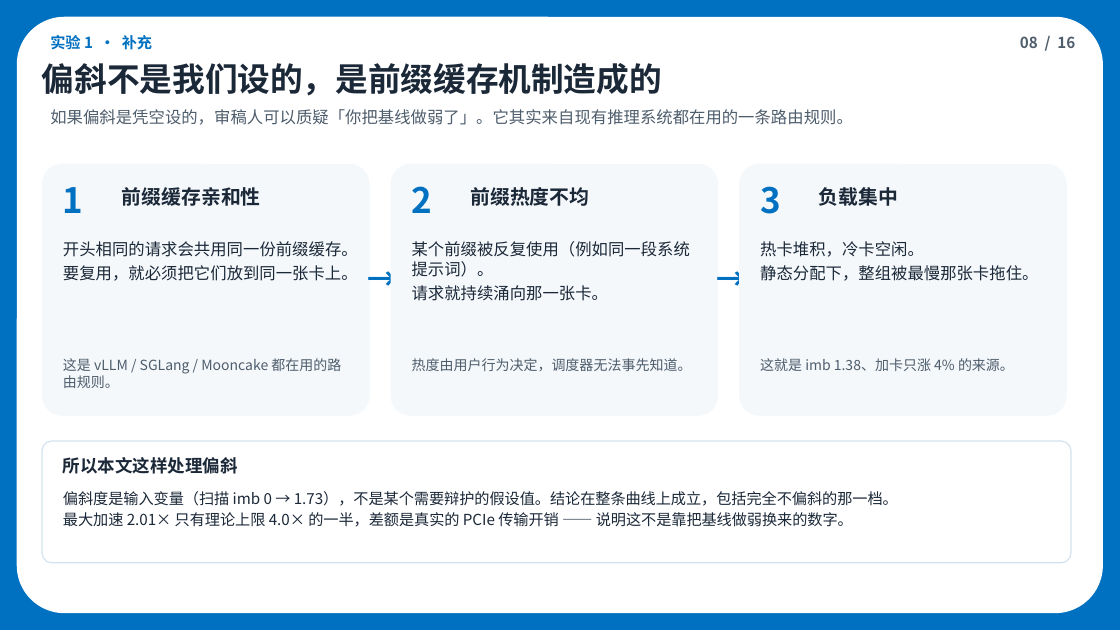
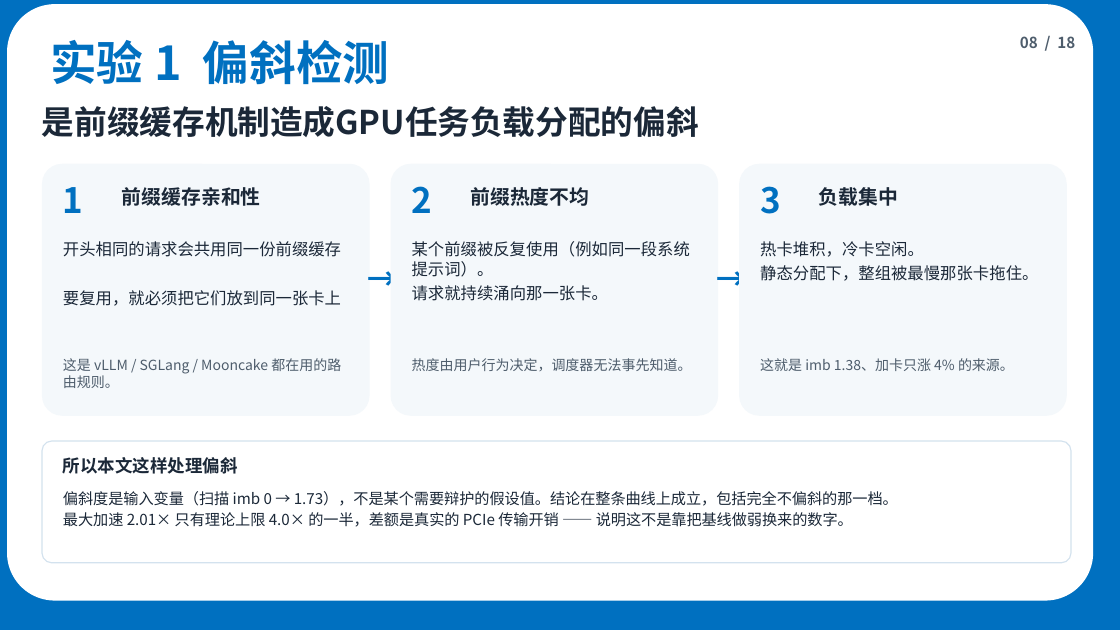
Before and after one commit to clearleo126/ferry, a slide deck: slide 8 of Ferry-导师汇报.pptx. Drawn at 1120x630 pixels with LibreOffice and Linux fonts; fonts in the diff are those of the drawing. Boxes give left, top, right and bottom in pixels: in the first picture for what was removed or moved away, otherwise in the second. Text is boxed around its words. In the diff, an @@ line names an element or a change of style, - is before the commit and + after.

```diff
--- a/Ferry-导师汇报.pptx
+++ b/Ferry-导师汇报.pptx
@@ rounded rectangle: place and size @@
-rounded rectangle at (17, 17, 1103, 613)
+rounded rectangle at (7, 4, 1093, 601)
@@ text at (50, 40, 390, 85): text changed; size 13 to 40 pt @@
-实验 1 · 补充
+实验 1 偏斜检测
@@ text at (42, 106, 699, 137): text changed @@
-偏斜不是我们设的，是前缀缓存机制造成的
+是前缀缓存机制造成GPU任务负载分配的偏斜
@@ text removed at (50, 109, 853, 125) @@
-如果偏斜是凭空设的，审稿人可以质疑「你把基线做弱了」。它其实来自现有推理系统都在用的一条路由规则。
@@ text at (63, 241, 341, 306): text changed @@
-开头相同的请求会共用同一份前缀缓存。
-要复用，就必须把它们放到同一张卡上。
+开头相同的请求会共用同一份前缀缓存
+要复用，就必须把它们放到同一张卡上
```
Also in this commit, not shown: 14 other slides changed, 2 slides added.
